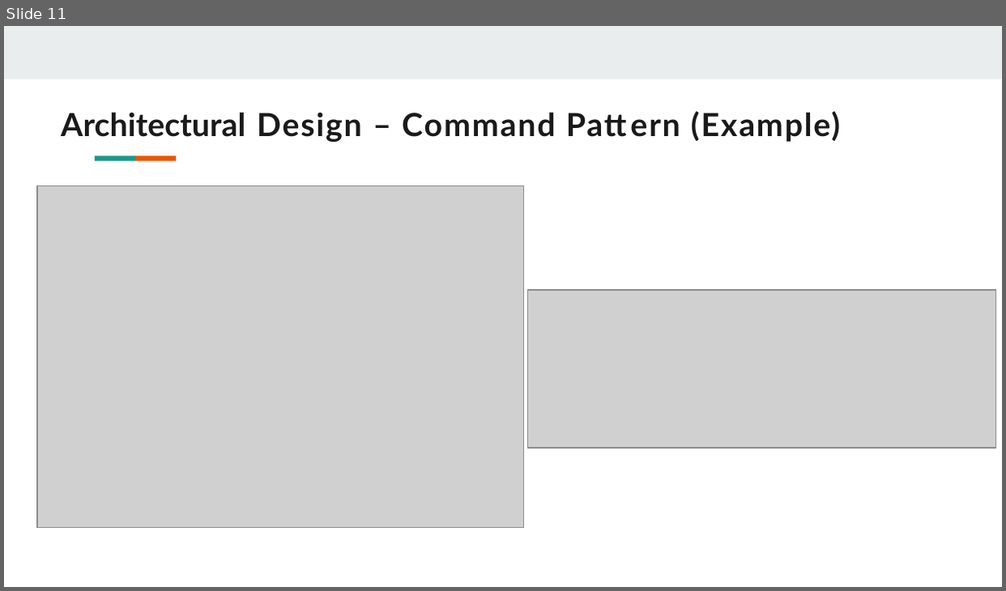
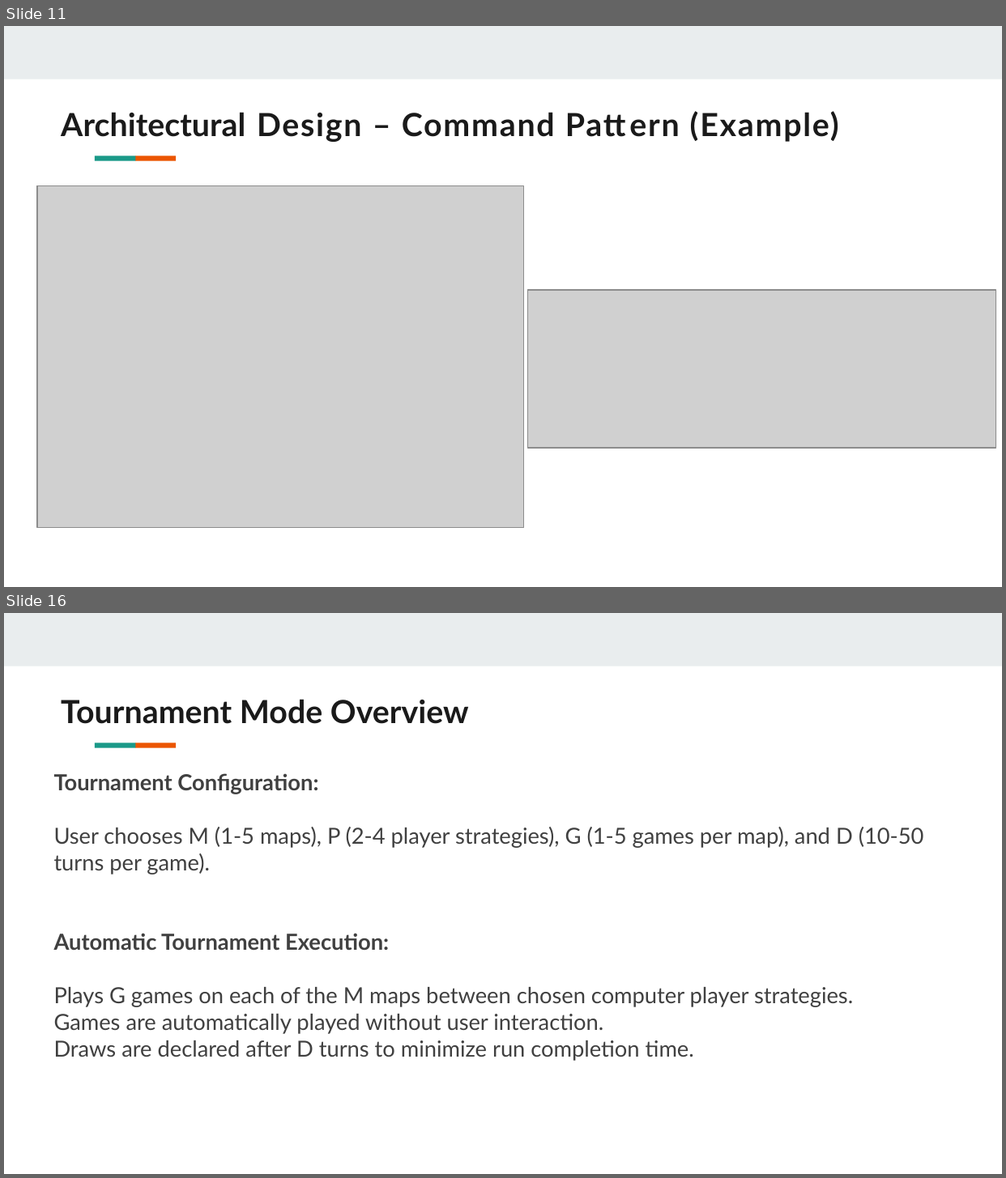
Before and after one commit to abhishekhandacse/SOEN6441-Warzone, a slide deck: documentation/Build 2/Build 2 PPT.pptx. Shown one above the other, each under a label of ours: slide 11 before the commit, slides 11 and 16 after it; the slides between them are not shown. The pictures are 1006x591 and 1006x1178 pixels, drawn with LibreOffice and Linux fonts; fonts in the diff are those of the drawing; grey boxes stand for pictures. Boxes give left, top, right and bottom in pixels: in the first picture for what was removed or moved away, otherwise in the second. Text is boxed around its words. In the diff, an @@ line names an element or a change of style, - is before the commit and + after.

```diff
--- a/documentation/Build 2/Build 2 PPT.pptx
+++ b/documentation/Build 2/Build 2 PPT.pptx
@@ slide 16 added at bbox=[4, 613, 1002, 1174], background #FFFFFF; not listed: 3 template elements that a slide beside it also shows @@
@@ title added at bbox=[61, 699, 469, 724], 23 pt, text #1A1A1A, bold @@
+Tournament Mode Overview
@@ text added at bbox=[54, 773, 924, 1061], 16 pt, text #404040 @@
+Tournament Configuration:
+User chooses M (1-5 maps), P (2-4 player strategies), G (1-5 games per map), and D (10-50 turns per game).
+Automatic Tournament Execution:
+Plays G games on each of the M maps between chosen computer player strategies.
+Games are automatically played without user interaction.
+Draws are declared after D turns to minimize run completion time.
@@ slide 11 changed as well @@
@@ title "Architectural Design – Command Pattern ..." at bbox=[61, 111, 839, 142]: letter spacing 1.1 to 1 pt in "Design – Command Pattern (Example)" @@
```
Also in this commit, not shown: 11 other slides changed, 5 other slides added, 4 other files.
